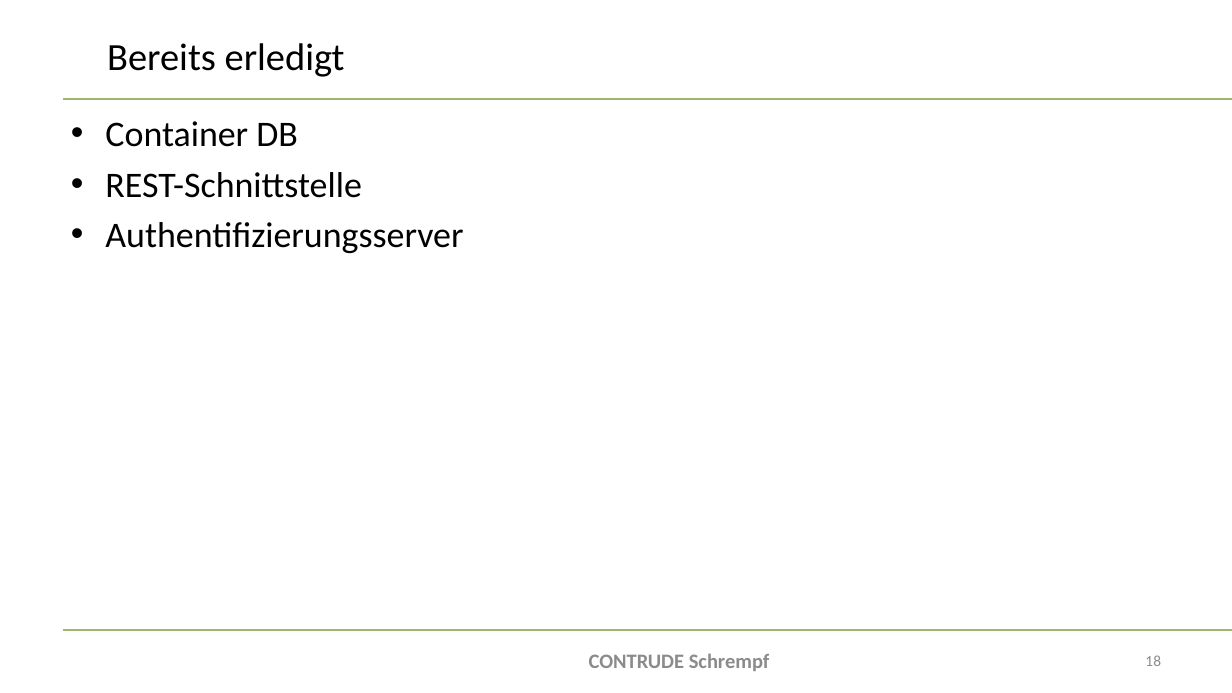
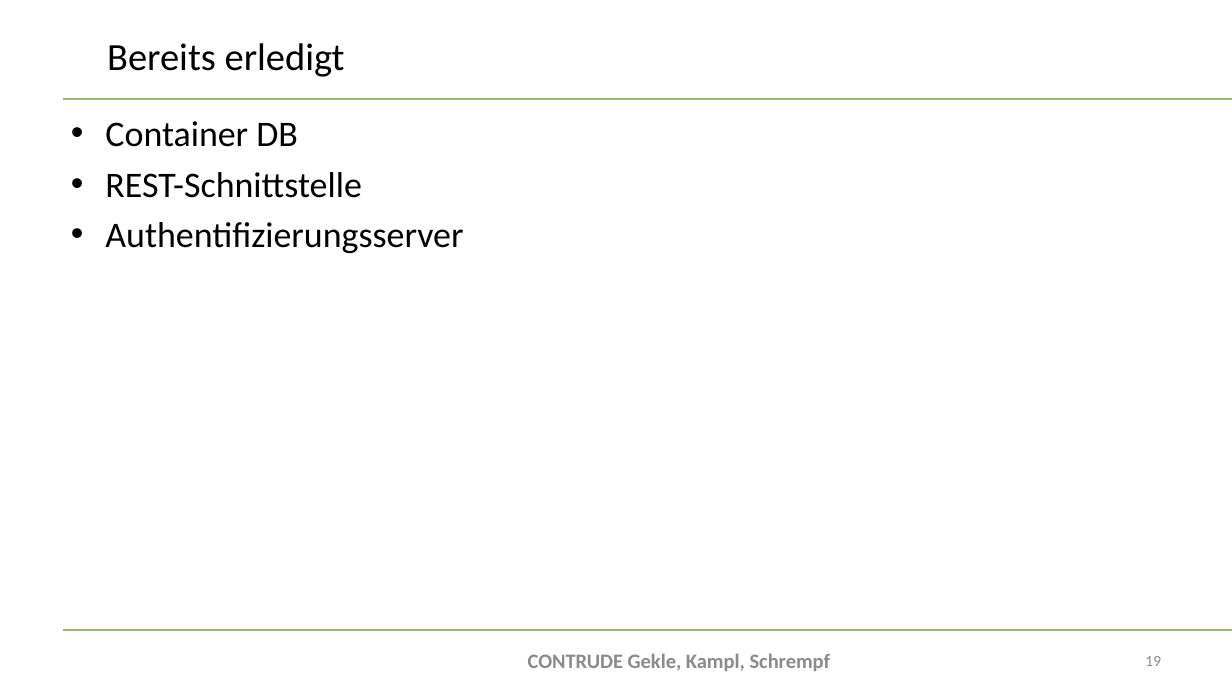
Before and after one commit to bitsneak/Contrude, a slide deck: slide 19 of Diplomarbeit/doc/Presentations/DA-Präsentation2024_Erstpräsentation.pptx (slide 18 before the commit). Drawn at 1232x693 pixels with LibreOffice and Linux fonts; fonts in the diff are those of the drawing; background and template pictures are left out. Boxes give left, top, right and bottom in pixels: in the first picture for what was removed or moved away, otherwise in the second. Text is boxed around its words. In the diff, an @@ line names an element or a change of style, - is before the commit and + after.

```diff
--- a/Diplomarbeit/doc/Presentations/DA-Präsentation2024_Erstpräsentation.pptx
+++ b/Diplomarbeit/doc/Presentations/DA-Präsentation2024_Erstpräsentation.pptx
@@ text at (528,653,831,671): text changed @@
-CONTRUDE Schrempf
+CONTRUDE Gekle, Kampl, Schrempf
@@ page number at (1145,656,1161,666): text changed @@
-18
+19
```
Also in this commit, not shown: 4 other slides changed, 1 slide added, 2 other files.
